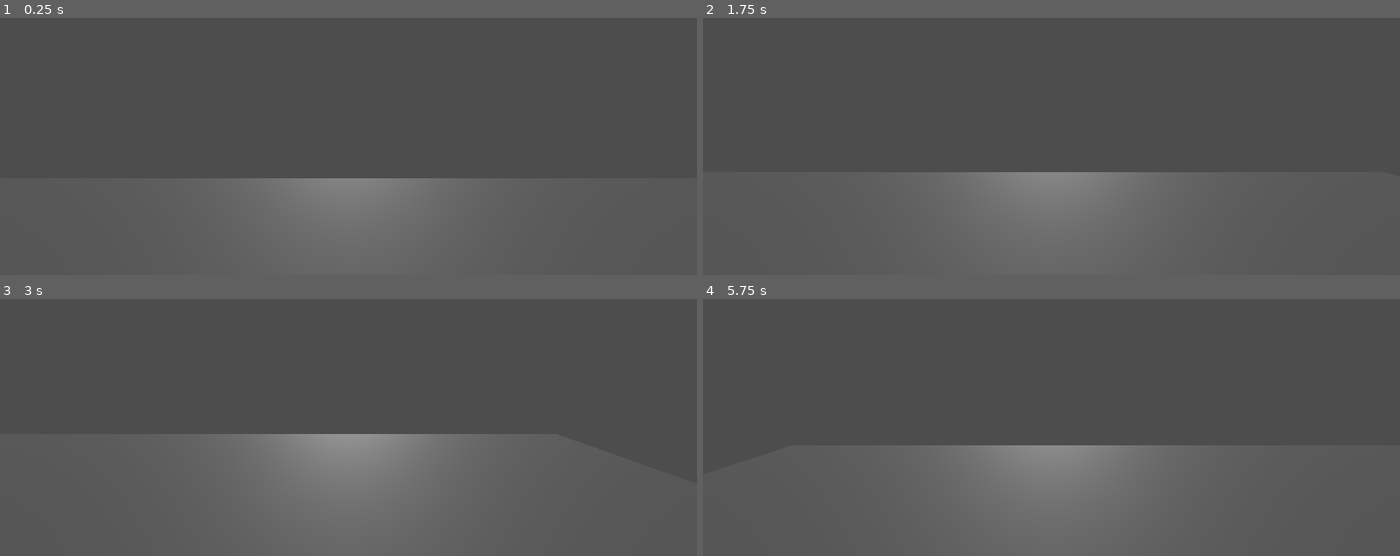
Above: before the commit, frames 1-4 (two rows, left to right).
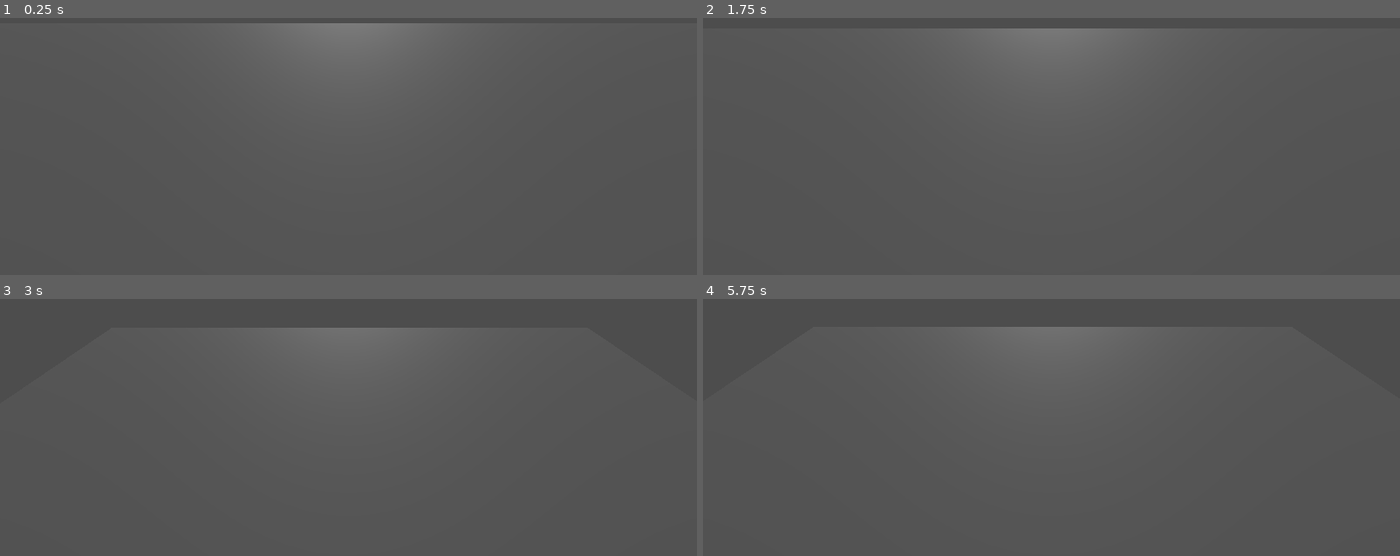
Above: after the commit, the same moments.

Repository: LitheFulminare/Abyssal-Cleaner
Game: Godot game, scene res://Test scene.tscn
Two runs of this game, one before a commit and one after it. Both use one fixed random seed, a clock stepped at 60 frames per second and the inputs below.
Inputs:
- Up to frame 1 (0.25 s): no input
- Up to frame 2 (1.75 s): tap Enter (ui_accept) at 0.5, 0.6, 0.77, 1.07, 1.25, 1.35, 1.52 s; hold D (Right) 0.53-1.28 s; hold S (Backwards) from 1.28 s (still down)
- Up to frame 3 (3 s): tap Enter (ui_accept) at 1.82, 2.1, 2.75, 2.85 s; release S (Backwards) at 2.03 s; hold D (Right) 2.03-2.78 s; hold W (Forward) from 2.78 s (still down)
- Up to frame 4 (5.75 s): tap Enter (ui_accept) at 3.02, 3.32, 3.5, 3.6, 3.77, 4.07, 4.25, 4.35, 4.52, 4.82, 5, 5.1 s; release W (Forward) at 3.53 s; hold A (Left) 3.53-5.03 s; hold S (Backwards) from 5.03 s (still down)

The runs differ from the first frame. In frame 1, 8.7% of the frame differs, in the area x 34-66%, y 2-86%; in frame 2, 8.6%; in frame 3, 8.8%, in the area x 35-65%, y 11-86%; in frame 4, 7.6%.

Commit message:
progress movement
now W and S move according to relative rotation

Diff:
--- a/abyssal-cleaner-3d/Test scene.tscn
+++ b/abyssal-cleaner-3d/Test scene.tscn
@@ -5,7 +5,7 @@
 [node name="Node3D" type="Node3D" unique_id=69203848]
 
 [node name="CharacterBody3D" type="CharacterBody3D" parent="." unique_id=556739480]
-transform = Transform3D(1, 0, 0, 0, 1, 0, 0, 0, 1, 0, 1.9490223, 0)
+transform = Transform3D(1, 0, 0, 0, 0.79675144, 0.6043071, 0, -0.6043071, 0.79675144, 0, 2.2909765, 0)
 script = ExtResource("1_n4lvk")
 
 [node name="Camera3D" type="Camera3D" parent="CharacterBody3D" unique_id=1389790524]
--- a/abyssal-cleaner-3d/character_body_3d.gd
+++ b/abyssal-cleaner-3d/character_body_3d.gd
@@ -1,27 +1,23 @@
 extends CharacterBody3D
 
-const SPEED = 5.0
-const JUMP_VELOCITY = 4.5
+@export var max_forward_speed := 20.0
+@export var acceleration := 5.0
+@export var deceleration := 3.0
 
+var current_speed := 0.0
 
-func _physics_process(delta: float) -> void:
-	# Add the gravity.
-	#if not is_on_floor():
-		#velocity += get_gravity() * delta
+func _physics_process(delta):
+	var target_speed := 0.0
 
-	# Handle jump.
-	if Input.is_action_just_pressed("ui_accept") and is_on_floor():
-		velocity.y = JUMP_VELOCITY
+	if Input.is_action_pressed("Forward"):
+		target_speed = max_forward_speed
+	elif Input.is_action_pressed("Backwards"):
+		target_speed = -max_forward_speed * 0.5
 
-	# Get the input direction and handle the movement/deceleration.
-	# As good practice, you should replace UI actions with custom gameplay actions.
-	var input_dir := Input.get_vector("Left", "Right", "Forward", "Backwards")
-	var direction := (transform.basis * Vector3(input_dir.x, 0, input_dir.y)).normalized()
-	if direction:
-		velocity.x = move_toward(velocity.x, SPEED * direction.x, 0.05)
-		velocity.z = move_toward(velocity.z, SPEED * direction.z, 0.05)
-	else:
-		velocity.x = move_toward(velocity.x, 0, 0.05)
-		velocity.z = move_toward(velocity.z, 0, 0.05)
+	var rate = acceleration if abs(target_speed) > abs(current_speed) else deceleration
+
+	current_speed = move_toward(current_speed, target_speed, rate * delta)
+
+	velocity = -transform.basis.z * current_speed
 
 	move_and_slide()
